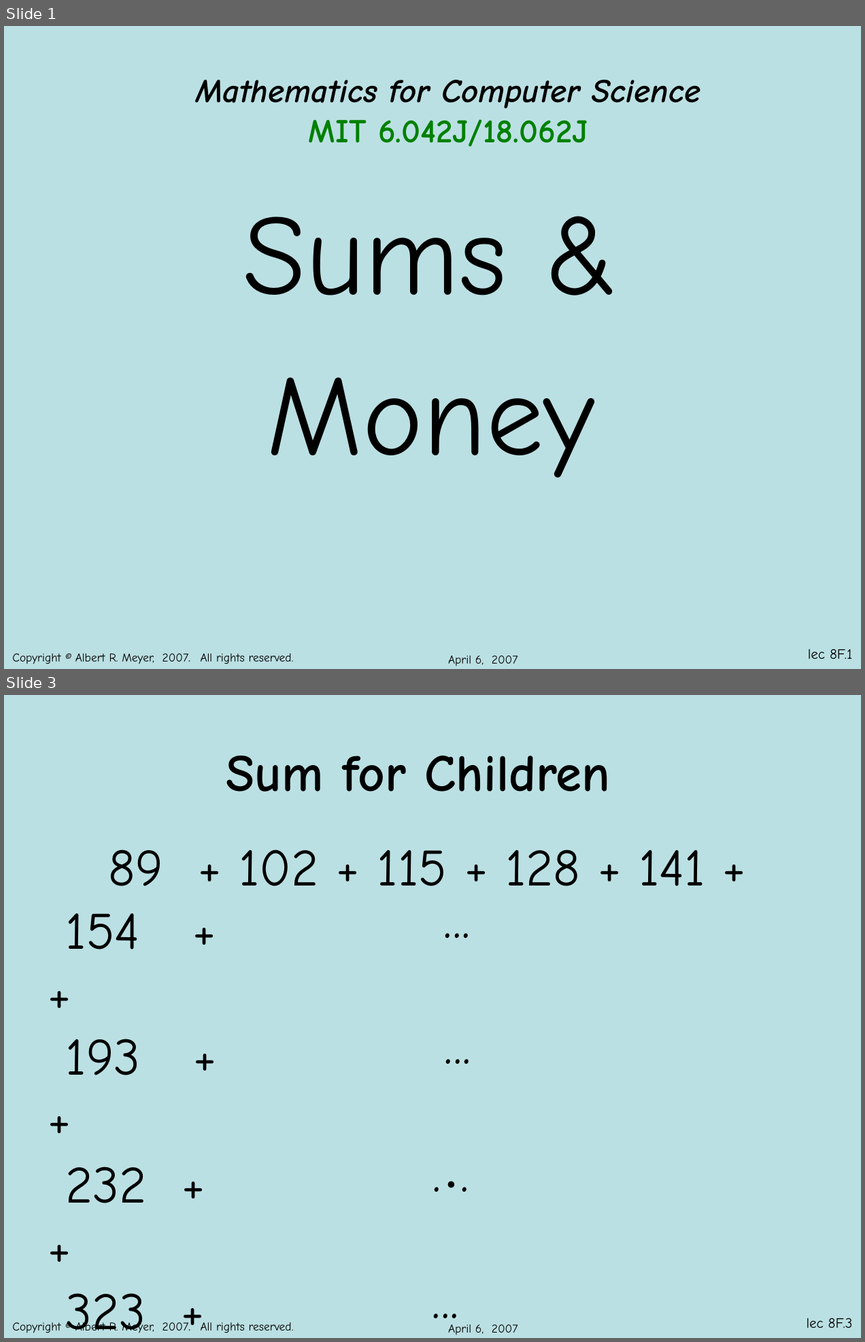
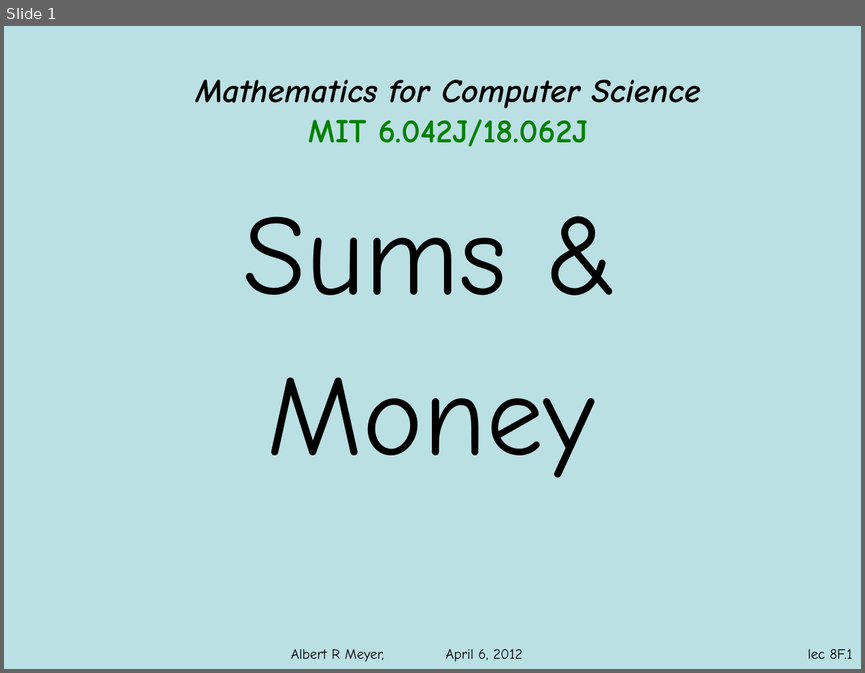
Before and after one commit to armeyer/mcs_web, a slide deck: spring12/slidesS12/arithmetic-geometric-sums.pptx. Shown one above the other, each under a label of ours: slides 1 and 3 before the commit, slide 1 after it; the slides between them are not shown. The pictures are 865x1342 and 865x673 pixels, drawn with LibreOffice and Linux fonts; fonts in the diff are those of the drawing; background and template pictures are left out. Boxes give left, top, right and bottom in pixels: in the first picture for what was removed or moved away, otherwise in the second. Text is boxed around its words. In the diff, an @@ line names an element or a change of style, - is before the commit and + after.

```diff
--- a/spring12/slidesS12/arithmetic-geometric-sums.pptx
+++ b/spring12/slidesS12/arithmetic-geometric-sums.pptx
@@ slide 3 removed at [4,695,861,1338], background #BBE0E3; not listed: 2 template elements that a slide beside it also shows @@
@@ title removed at [226,756,610,792] @@
-Sum for Children
@@ text removed at [66,849,705,1333] @@
-89 + 102 + 115 + 128 + 141 +
-154 + ··· +
-193 + ··· +
-232 + ··· +
-323 + ··· +
-414 + ··· + 453 + 466
@@ text removed at [448,1324,518,1335] @@
-April 6, 2007
@@ slide 1 changed as well @@
@@ text removed at [12,653,294,664] @@
-Copyright © Albert R. Meyer, 2007. All rights reserved.
@@ text added at [291,648,522,661], 12 pt, text #000000 @@
+Albert R Meyer, April 6, 2012
@@ text removed at [448,655,518,666] @@
-April 6, 2007
```
Also in this commit, not shown: 18 other slides changed, 5 other slides removed, 2 other files.
